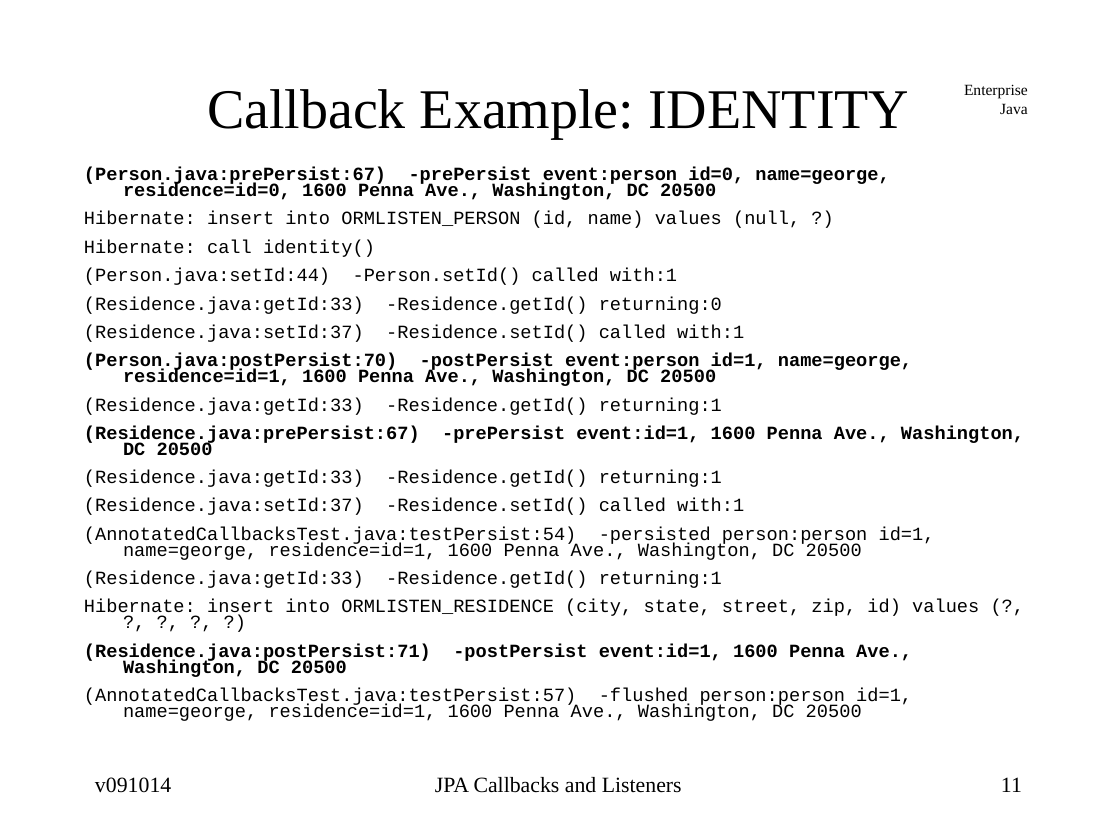
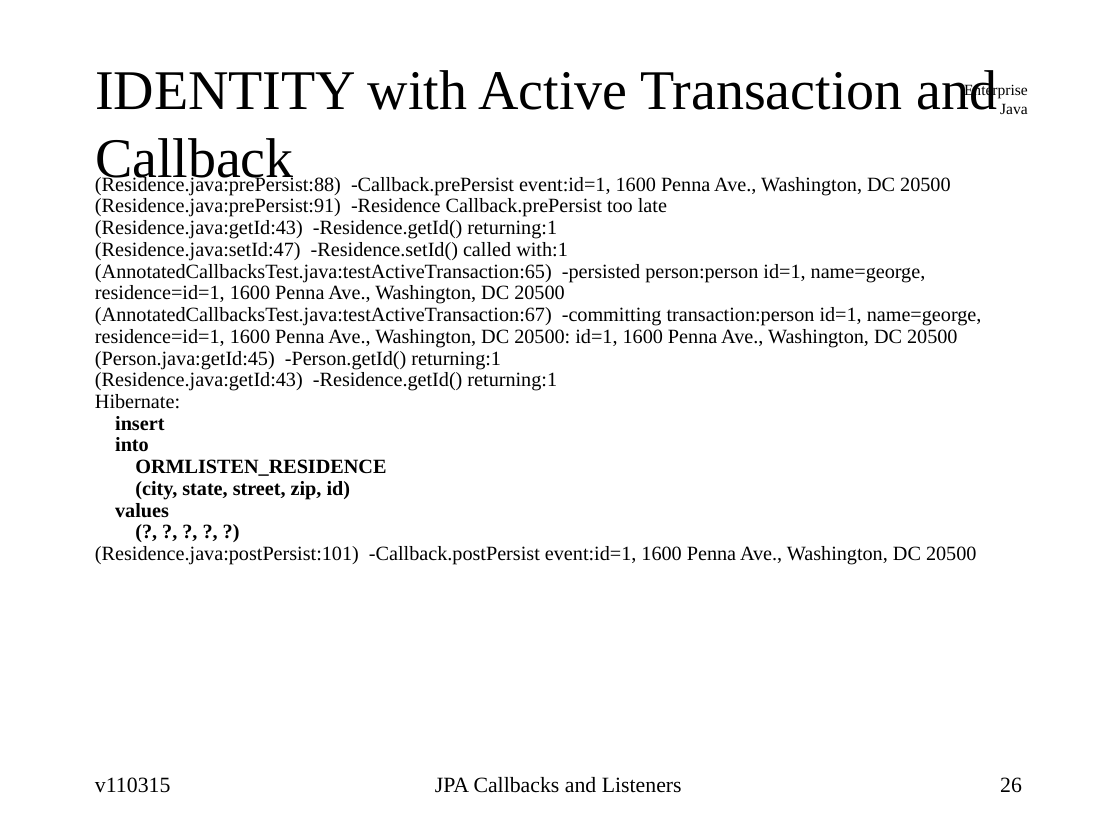
Before and after one commit to jcstaff/ejava-javaee, a slide deck: slide 26 of ormListeners/src/site/resources/lectures/ormListeners.ppt (slide 11 before the commit). Drawn at 1120x840 pixels with LibreOffice and Linux fonts; fonts in the diff are those of the drawing. Boxes give left, top, right and bottom in pixels: in the first picture for what was removed or moved away, otherwise in the second. Text is boxed around its words. In the diff, an @@ line names an element or a change of style, - is before the commit and + after.

```diff
--- a/ormListeners/src/site/resources/lectures/ormListeners.ppt
+++ b/ormListeners/src/site/resources/lectures/ormListeners.ppt
@@ title at (95,70,998,187): text changed @@
-Callback Example: IDENTITY
+IDENTITY with Active Transaction and Callback
@@ text at (95,175,982,565): text changed; size 12 to 12.9 pt; font Courier New to Times New Roman @@
-(Person.java:prePersist:67) -prePersist event:person id=0, name=george, residence=id=0, 1600 Penna Ave., Washington, DC 20500
-Hibernate: insert into ORMLISTEN_PERSON (id, name) values (null, ?)
-Hibernate: call identity()
-(Person.java:setId:44) -Person.setId() called with:1
-(Residence.java:getId:33) -Residence.getId() returning:0
-(Residence.java:setId:37) -Residence.setId() called with:1
-(Person.java:postPersist:70) -postPersist event:person id=1, name=george, residence=id=1, 1600 Penna Ave., Washington, DC 20500
-(Residence.java:getId:33) -Residence.getId() returning:1
-(Residence.java:prePersist:67) -prePersist event:id=1, 1600 Penna Ave., Washington, DC 20500
-(Residence.java:getId:33) -Residence.getId() returning:1
-(Residence.java:setId:37) -Residence.setId() called with:1
-(AnnotatedCallbacksTest.java:testPersist:54) -persisted person:person id=1, name=george, residence=id=1, 1600 Penna Ave., Washington, DC 20500
-(Residence.java:getId:33) -Residence.getId() returning:1
-Hibernate: insert into ORMLISTEN_RESIDENCE (city, state, street, zip, id) values (?, ?, ?, ?, ?)
-(Residence.java:postPersist:71) -postPersist event:id=1, 1600 Penna Ave., Washington, DC 20500
-(AnnotatedCallbacksTest.java:testPersist:57) -flushed person:person id=1, name=george, residence=id=1, 1600 Penna Ave., Washington, DC 20500
+(Residence.java:prePersist:88) -Callback.prePersist event:id=1, 1600 Penna Ave., Washington, DC 20500
+(Residence.java:prePersist:91) -Residence Callback.prePersist too late
+(Residence.java:getId:43) -Residence.getId() returning:1
+(Residence.java:setId:47) -Residence.setId() called with:1
+(AnnotatedCallbacksTest.java:testActiveTransaction:65) -persisted person:person id=1, name=george, residence=id=1, 1600 Penna Ave., Washington, DC 20500
+(AnnotatedCallbacksTest.java:testActiveTransaction:67) -committing transaction:person id=1, name=george, residence=id=1, 1600 Penna Ave., Washington, DC 20500: id=1, 1600 Penna Ave., Washington, DC 20500
+(Person.java:getId:45) -Person.getId() returning:1
+(Residence.java:getId:43) -Residence.getId() returning:1
+Hibernate:
+insert
+into
+ORMLISTEN_RESIDENCE
+(city, state, street, zip, id)
+values
+(?, ?, ?, ?, ?)
+(Residence.java:postPersist:101) -Callback.postPersist event:id=1, 1600 Penna Ave., Washington, DC 20500
@@ text at (95,777,171,793): text changed @@
-v091014
+v110315
@@ page number at (1000,777,1022,793): text changed @@
-11
+26
```
Also in this commit, not shown: 21 other slides changed, 15 slides added, 18 other files.
